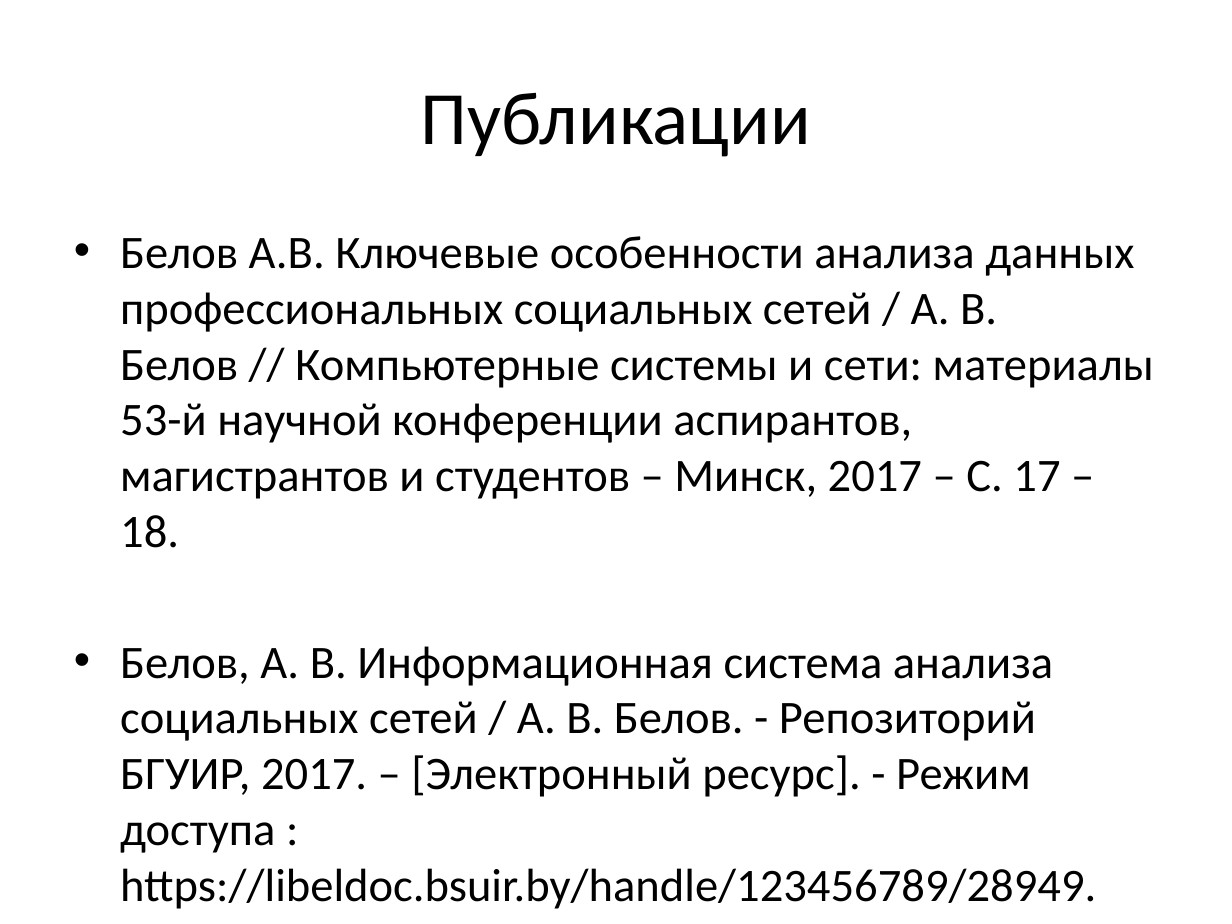
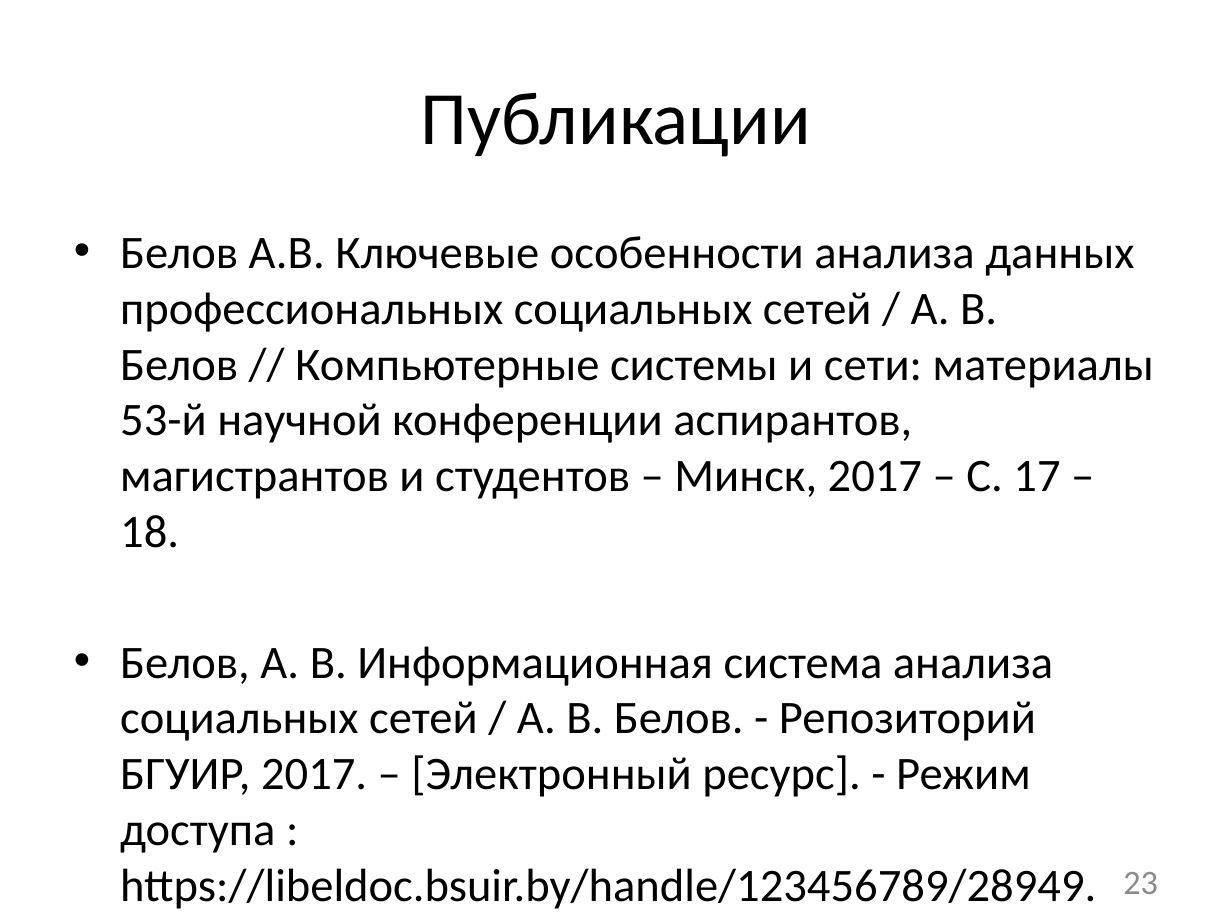
Before and after one commit to AlexBelov/master_thesis, a slide deck: slide 23 of Презентация.pptx. Drawn at 1232x924 pixels with LibreOffice and Linux fonts; fonts in the diff are those of the drawing. Boxes give left, top, right and bottom in pixels: in the first picture for what was removed or moved away, otherwise in the second. Text is boxed around its words. In the diff, an @@ line names an element or a change of style, - is before the commit and + after.

```diff
--- a/Презентация.pptx
+++ b/Презентация.pptx
@@ page number added at bbox=[1123, 872, 1158, 894], 20 pt, text #8C8C8C @@
+23
```
Also in this commit, not shown: 22 other slides changed, 1 other file.
